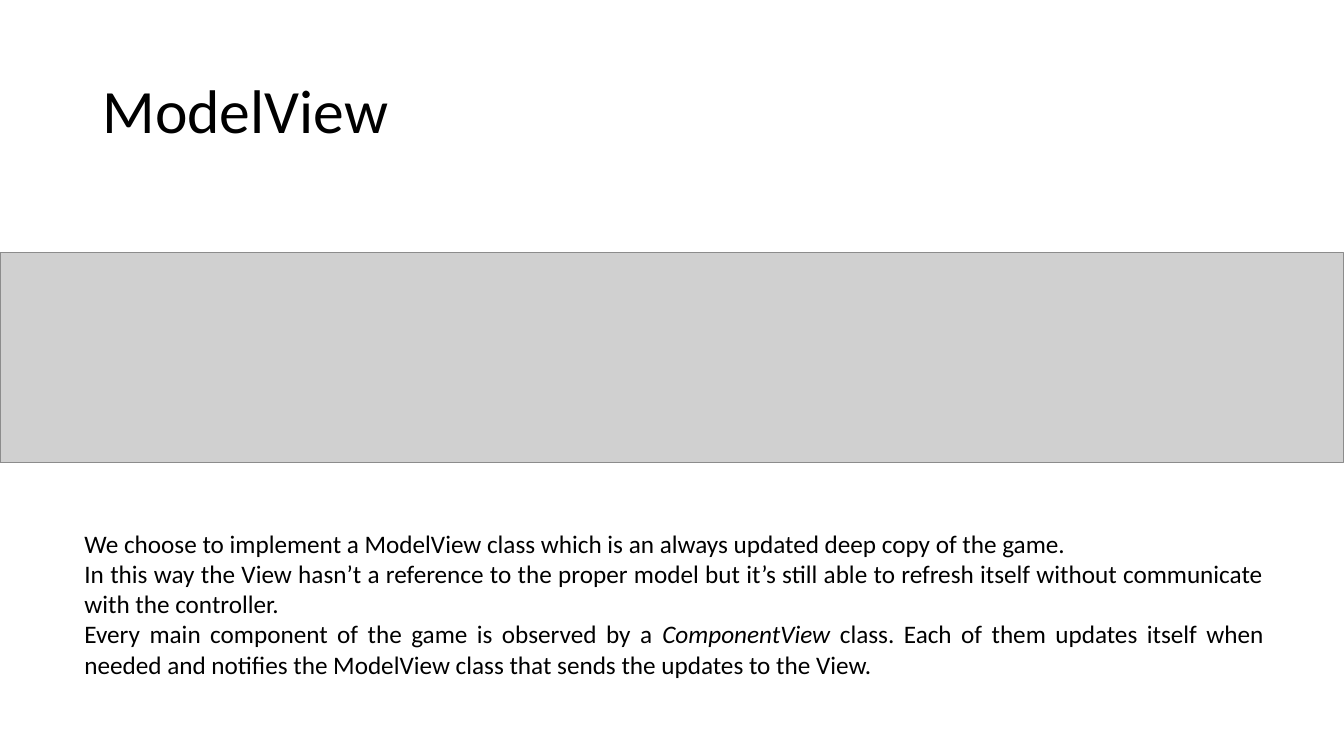
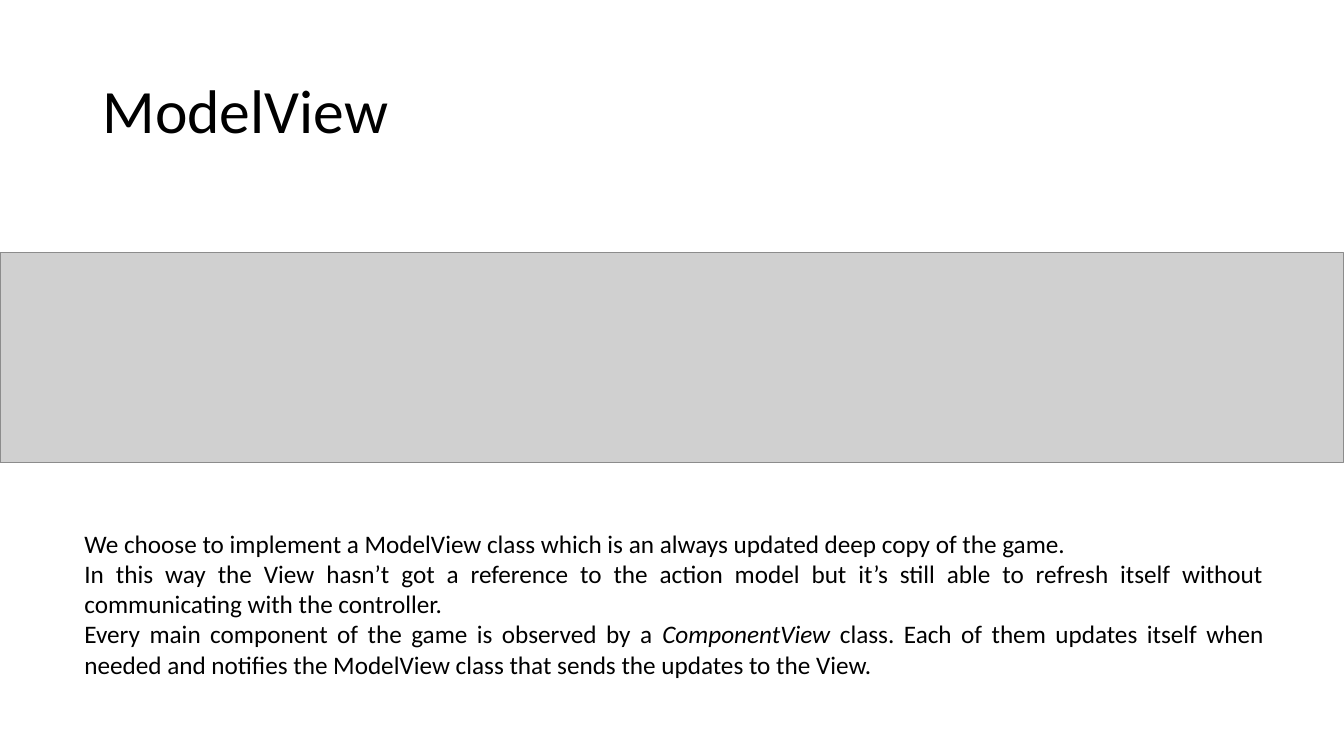
Before and after one commit to pietroferretti/counciloffour, a slide deck: slide 2 of uml/CO4.pptx. Drawn at 1344x756 pixels with LibreOffice and Linux fonts; fonts in the diff are those of the drawing; grey boxes stand for pictures. Boxes give left, top, right and bottom in pixels: in the first picture for what was removed or moved away, otherwise in the second. Text is boxed around its words. In the diff, an @@ line names an element or a change of style, - is before the commit and + after.

```diff
--- a/uml/CO4.pptx
+++ b/uml/CO4.pptx
@@ text at (x1=84, y1=565, x2=1262, y2=618): text changed @@
-In this way the View hasn’t a reference to the proper model but it’s still able to refresh itself without communicate with the controller.
+In this way the View hasn’t got a reference to the action model but it’s still able to refresh itself without communicating with the controller.
```
Also in this commit, not shown: 2 other slides changed, 9 other files.
